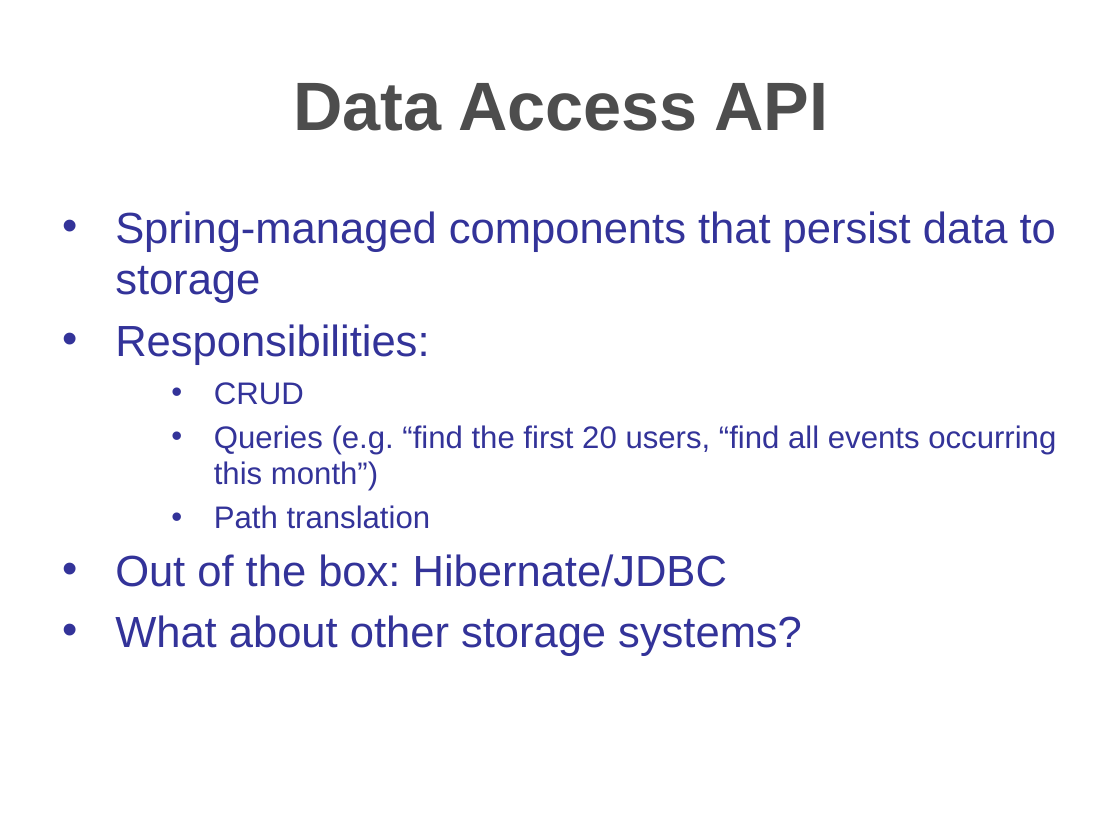
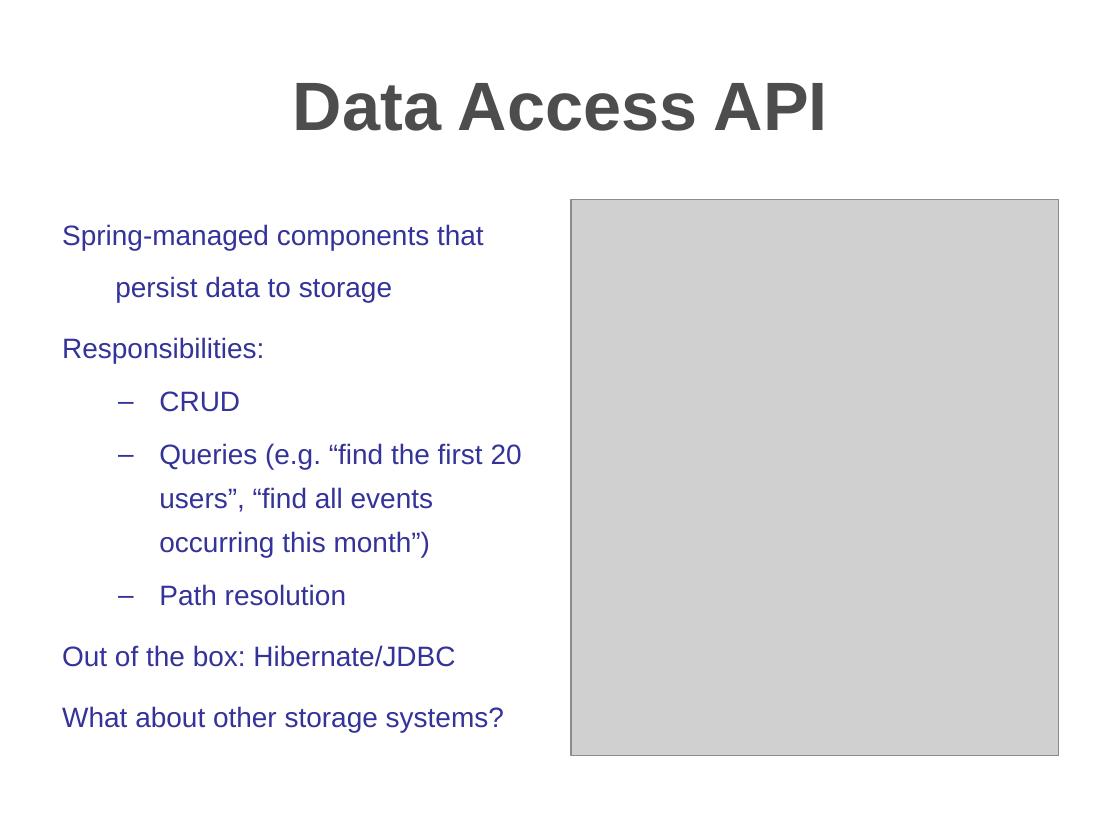
Before and after one commit to travis/cosmo, a slide deck: slide 21 of src/docs/presentations/apachecon2006.ppt (slide 14 before the commit). Drawn at 1120x840 pixels with LibreOffice and Linux fonts; fonts in the diff are those of the drawing; grey boxes stand for pictures; background and template pictures are left out. Boxes give left, top, right and bottom in pixels: in the first picture for what was removed or moved away, otherwise in the second. Text is boxed around its words. In the diff, an @@ line names an element or a change of style, - is before the commit and + after.

```diff
--- a/src/docs/presentations/apachecon2006.ppt
+++ b/src/docs/presentations/apachecon2006.ppt
@@ title "Data Access API" at box(293, 83, 828, 131): line spacing 52.4pt to 52.1pt @@
@@ picture added at box(571, 199, 1058, 756) @@
@@ text at box(62, 224, 504, 732): size 28 to 18 pt in "Spring-managed components that persist data to storage", "Responsibilities:", "Out of the box: Hibernate/JDBC", "What about other storage systems?"; size 20 to 18 pt in "CRUD"; bullet • to none; line spacing 33.4pt to 33.2pt; bullet • to –; list level 3 to 2 in "CRUD"; line spacing 23.4pt to 28.1pt @@
@@ text at box(159, 443, 522, 606): text changed; size 20 to 18 pt @@
-    • Queries (e.g. “find the first 20 users, “find all events occurring this month”)
-    • Path translation
+  – Queries (e.g. “find the first 20 users”, “find all events occurring this month”)
+  – Path resolution
```
Also in this commit, not shown: 23 other slides changed, 5 slides added, 5 slides removed.
